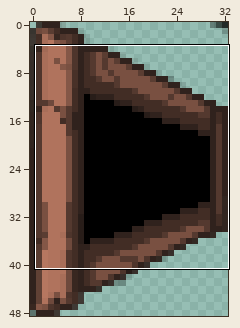
One commit to this pixel-art sprite: app/src/main/res/drawable/puerta_sala_izquierda.png. Above, an overview of the earlier version with the close-up marked.
Close-up. As it was:
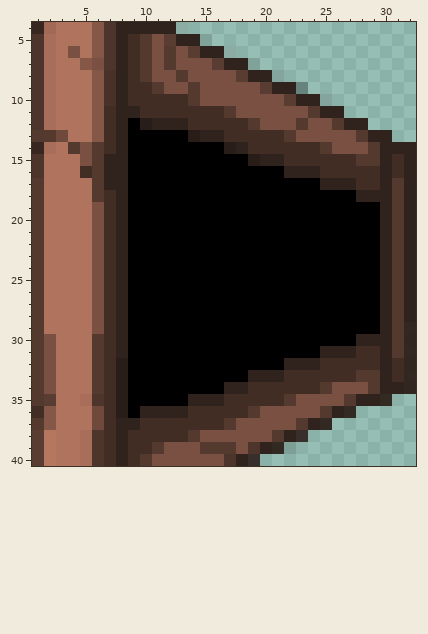
The file is 33x49 pixels. Pixels under 10% opacity are left out. Colours within 5 levels of each other are drawn and written as one. Shown: x 1..32, y 4..40.
The result:
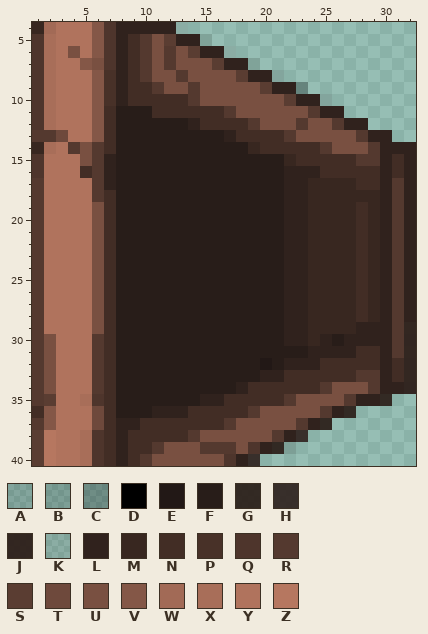
Palette (. is transparent): A #00000021  B #0000002a  C #00000042  D #000000  E #221816  F #281d19  G #2c1f1aee  H #2e201ce6  J #2f211cf6  K #30221d1b  L #30221d  M #382720  N #422d25  P #483128  Q #4e352c  R #54392f  S #5a3d32  T #6e493c  U #795041  V #845747  W #a26a56  X #a86e59  Y #b0735d  Z #b67760
Diff:
y 11: x 8..10 LLN -> FFF
y 12: x 8..9 LD -> FF; x 11..14 LLLN -> FFFL
y 13: x 8..13 LDDDDD -> FFFFFF; x 15..17 LLN -> FFL
y 14: x 8..16 LDDDDDDDD -> FFFFFFFFF; x 18..19 LN -> FM
y 15: x 8..18 LDDDDDDDDDD -> FFFFFFFFFFF; x 20..22 LLN -> FFM
y 16: x 8..21 LDDDDDDDDDDDDD -> FFFFFFFFFFFFFF
y 17: x 8..27 LDDDDDDDDDDDDDDDDLLL -> FFFFFFFFFFFFFFLLMMMM
y 18: x 8..29 LDDDDDDDDDDDDDDDDDDDLL -> FFFFFFFFFFFFFFLLMMMMMM
y 19..28: x 8..29 LDDDDDDDDDDDDDDDDDDDDD -> FFFFFFFFFFFFFFLLMMMMNM
y 29: x 8..29 LDDDDDDDDDDDDDDDDDDDDD -> FFFFFFFFFFFFFFLLMMMMLL
y 30: x 8..27 LDDDDDDDDDDDDDDDDDDD -> FFFFFFFFFFFFFFLLMLFL
y 31: x 8..24 LDDDDDDDDDDDDDDDD -> FFFFFFFFFFFFFFFFL
y 32: x 9..21 DDDDDDDDDDDDD -> FFFFFFFFFFFEF
y 33: x 9..19 DDDDDDDDDDL -> FFFFFFFFFFF
y 34: x 9..17 DDDDDDDDL -> FFFFFFFFF
y 35: x 9..14 DDDDDL -> FFFFFF
y 36: x 9..10 DL -> FF
Where, in picture pixels (left, top, right, bottom), the same in both close-ups:
changed: (116, 106, 380, 418)
